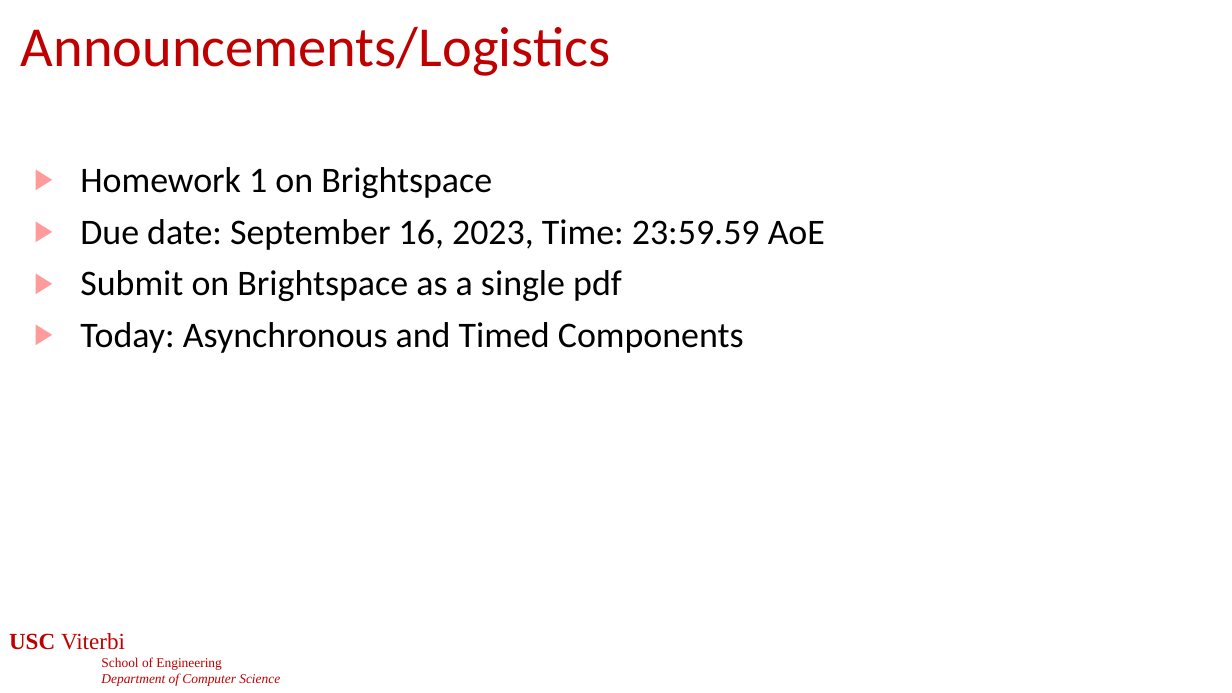
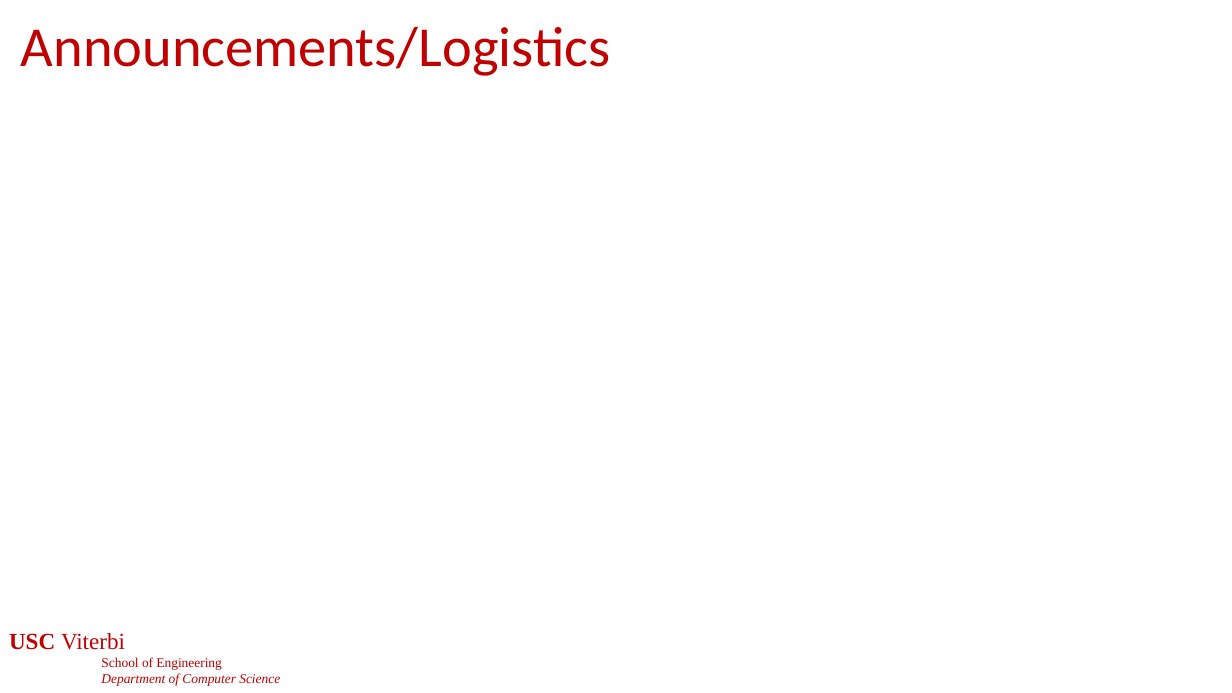
Before and after one commit to jdeshmukh/jdeshmukh.github.io, a slide deck: slide 40 of teaching/cs513-autocps-fall-2025/slides/ModelsOfComputation.pptx. Drawn at 1232x693 pixels with LibreOffice and Linux fonts; fonts in the diff are those of the drawing; background and template pictures are left out. Boxes give left, top, right and bottom in pixels: in the first picture for what was removed or moved away, otherwise in the second. Text is boxed around its words. In the diff, an @@ line names an element or a change of style, - is before the commit and + after.

Commit message:
stuff;

```diff
--- a/teaching/cs513-autocps-fall-2025/slides/ModelsOfComputation.pptx
+++ b/teaching/cs513-autocps-fall-2025/slides/ModelsOfComputation.pptx
@@ text removed at [80, 167, 825, 353] @@
-▶ Homework 1 on Brightspace
-▶ Due date: September 16, 2023, Time: 23:59.59 AoE
-▶ Submit on Brightspace as a single pdf
-▶ Today: Asynchronous and Timed Components
```
Also in this commit, not shown: 1 other slide changed.
